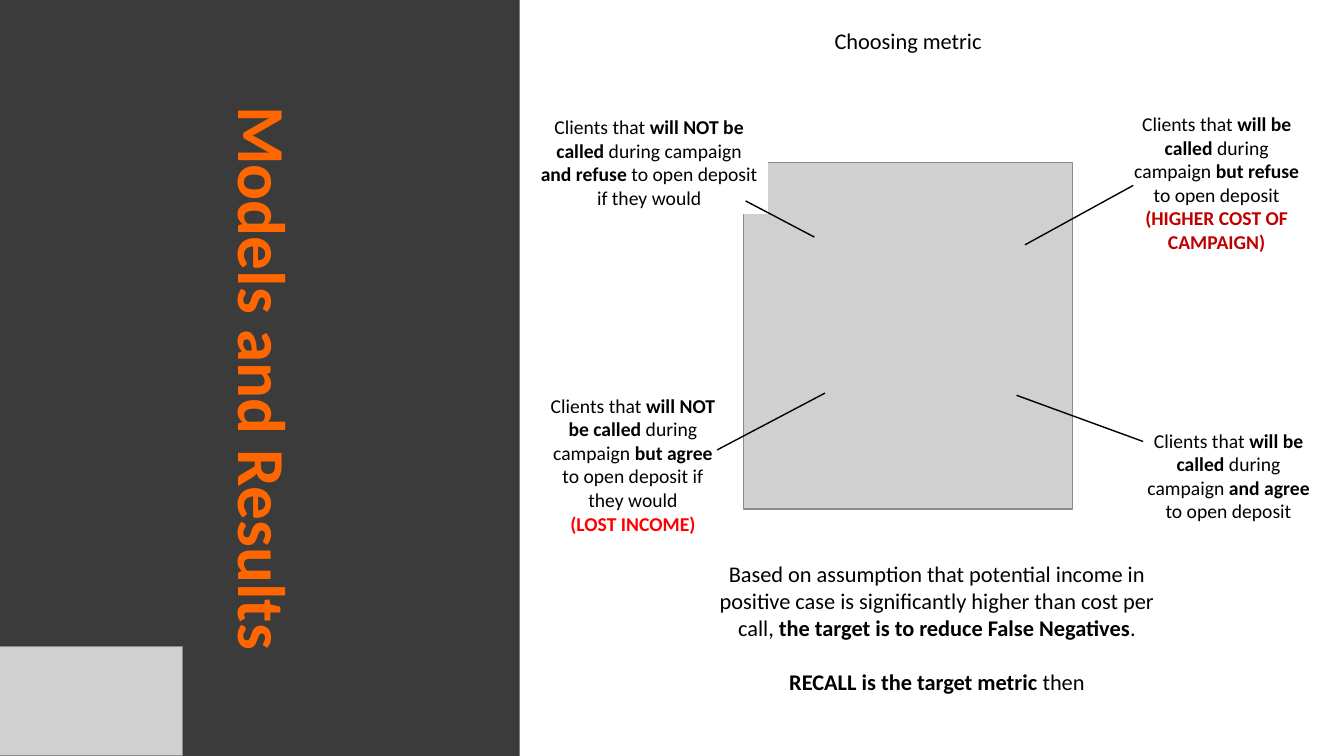
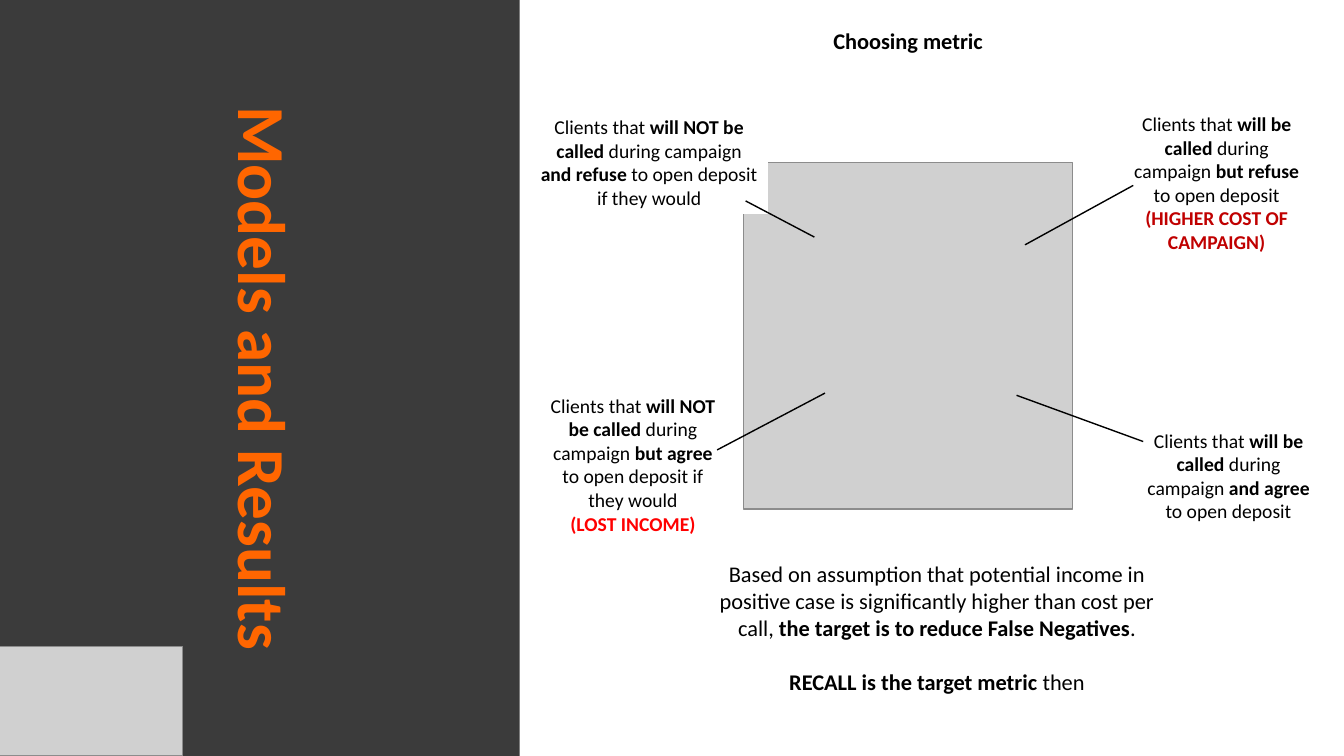
Before and after one commit to sharuhinda/bank_marketing_campaign, a slide deck: slide 6 of Week_13_Final_report.pptx. Drawn at 1344x756 pixels with LibreOffice and Linux fonts; fonts in the diff are those of the drawing; grey boxes stand for pictures. Boxes give left, top, right and bottom in pixels: in the first picture for what was removed or moved away, otherwise in the second. Text is boxed around its words. In the diff, an @@ line names an element or a change of style, - is before the commit and + after.

```diff
--- a/Week_13_Final_report.pptx
+++ b/Week_13_Final_report.pptx
@@ text "Choosing metric" at <box>833,33,983,53</box>: bold on @@
```
Also in this commit, not shown: 3 other slides changed, 1 slide added, 26 other files.
